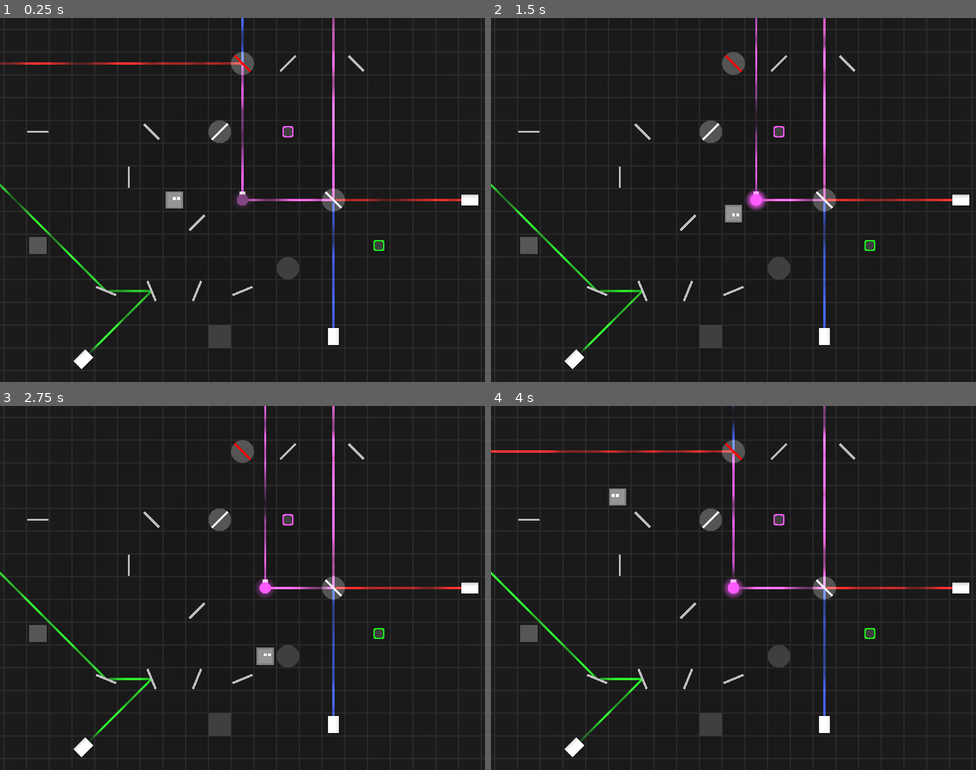
Above: before the commit, frames 1-4 (two rows, left to right).
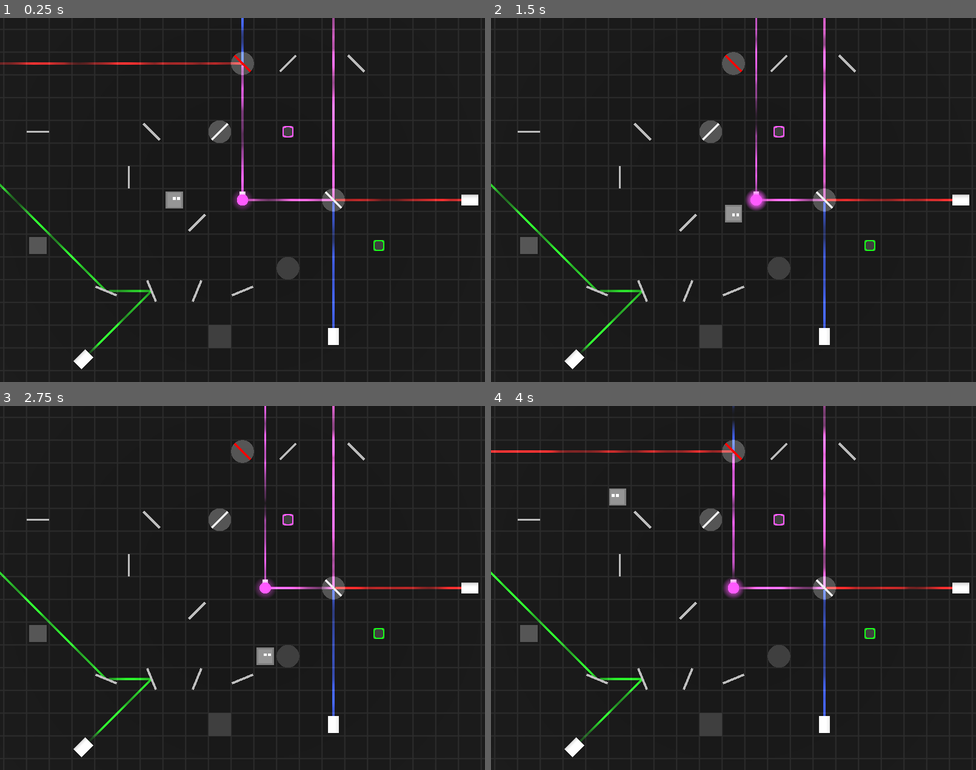
Above: after the commit, the same moments.

Repository: RiverApril/EnergyJam
Game: Godot game, scene res://levels/playground.tscn
Same seed, same stepped clock (60 frames per second), same inputs: the game is played once before the commit and once after it. This scene is started directly instead of the project's main scene.
Inputs (mouse positions are in pixels of both pictures, inside the frame that each line leads up to):
- Up to frame 1 (0.25 s): no input
- Up to frame 2 (1.5 s): tap Enter at 0.5 s; move the mouse to (840, 181) at 0.52 s; hold D (Right) 0.53-1.28 s; tap Z (Undo) at 0.6, 1.35 s; move the mouse to (636, 218) at 1.27 s; hold S (Down) from 1.28 s (still down)
- Up to frame 3 (2.75 s): move the mouse to (291, 507) at 2.02 s; release S (Down) at 2.03 s; hold D (Right) from 2.03 s (still down); tap Z (Undo) at 2.1 s
- Up to frame 4 (4 s): tap R (Reset) at 2.75 s; move the mouse to (709, 660) at 2.77 s; release D (Right) at 2.78 s; hold W (Up) 2.78-3.53 s; tap Z (Undo) at 2.85, 3.6 s; move the mouse to (879, 642) at 3.52 s; hold A (Left) from 3.53 s (still down)

The runs differ from the first frame. In frame 1, 0.1% of the frame differs, in the area x 5-76%, y 10-78%; in frame 2, less than 0.1%; in frame 3, less than 0.1%; in frame 4, less than 0.1%.

Commit message:
cuttable blocks

Diff:
--- /dev/null
+++ b/materials/cuttable_block_material.tres
@@ -0,0 +1,16 @@
+[gd_resource type="ShaderMaterial" load_steps=2 format=3 uid="uid://djp620x3miwou"]
+
+[ext_resource type="Shader" path="res://materials/glow.gdshader" id="1_q23y4"]
+
+[resource]
+render_priority = 0
+shader = ExtResource("1_q23y4")
+shader_parameter/albedo_color = Color(1, 0, 0, 1)
+shader_parameter/off_color = Color(0.164706, 0.164706, 0.164706, 1)
+shader_parameter/pulse_speed = 15.0
+shader_parameter/distance_power = -1.0
+shader_parameter/inner_cut_radius = 0.0
+shader_parameter/solid_radius = 0.4
+shader_parameter/fade_raidus = 0.8
+shader_parameter/glow_min = 0.5
+shader_parameter/on_ness = 1.0
--- a/materials/glow.gdshader
+++ b/materials/glow.gdshader
@@ -17,6 +17,9 @@
 }
 
 float distance_func(float x, float y) {
+	if (distance_power < 0.0) {
+		return max(abs(x), abs(y));
+	}
 	return pow(pow(abs(x), distance_power) + pow(abs(y), distance_power), 1.0/distance_power);
 }
 
--- a/materials/glow_circle_material.tres
+++ b/materials/glow_circle_material.tres
@@ -6,9 +6,11 @@
 render_priority = 0
 shader = ExtResource("1_imate")
 shader_parameter/albedo_color = Color(0, 0, 1, 1)
+shader_parameter/off_color = Color(0.164706, 0.164706, 0.164706, 1)
 shader_parameter/pulse_speed = 2.0
 shader_parameter/distance_power = 2.0
 shader_parameter/inner_cut_radius = 0.0
 shader_parameter/solid_radius = 0.25
 shader_parameter/fade_raidus = 0.5
 shader_parameter/glow_min = 0.5
+shader_parameter/on_ness = 1.0
--- a/materials/glow_objective_material.tres
+++ b/materials/glow_objective_material.tres
@@ -6,9 +6,11 @@
 render_priority = 0
 shader = ExtResource("1_aswbr")
 shader_parameter/albedo_color = Color(0, 1, 0, 1)
+shader_parameter/off_color = Color(0.164706, 0.164706, 0.164706, 1)
 shader_parameter/pulse_speed = 0.0
 shader_parameter/distance_power = 4.0
 shader_parameter/inner_cut_radius = 0.188
 shader_parameter/solid_radius = 0.25
 shader_parameter/fade_raidus = 0.0
 shader_parameter/glow_min = 0.0
+shader_parameter/on_ness = 1.0
--- a/materials/glow_squircle_material.tres
+++ b/materials/glow_squircle_material.tres
@@ -6,9 +6,11 @@
 render_priority = 0
 shader = ExtResource("1_fepwj")
 shader_parameter/albedo_color = Color(0, 1, 0, 1)
+shader_parameter/off_color = Color(0.164706, 0.164706, 0.164706, 1)
 shader_parameter/pulse_speed = 2.0
 shader_parameter/distance_power = 4.0
 shader_parameter/inner_cut_radius = 0.0
 shader_parameter/solid_radius = 0.25
 shader_parameter/fade_raidus = 0.5
 shader_parameter/glow_min = 0.5
+shader_parameter/on_ness = 1.0
--- a/materials/player_glow_material.tres
+++ b/materials/player_glow_material.tres
@@ -6,9 +6,11 @@
 render_priority = 0
 shader = ExtResource("1_08w42")
 shader_parameter/albedo_color = Color(0, 1, 0, 1)
+shader_parameter/off_color = Color(0.164706, 0.164706, 0.164706, 1)
 shader_parameter/pulse_speed = 2.0
 shader_parameter/distance_power = 4.0
 shader_parameter/inner_cut_radius = 0.0
 shader_parameter/solid_radius = 0.375
 shader_parameter/fade_raidus = 0.625
 shader_parameter/glow_min = 0.5
+shader_parameter/on_ness = 1.0
--- a/objects/combiner.tscn
+++ b/objects/combiner.tscn
@@ -6,7 +6,7 @@
 [ext_resource type="Material" uid="uid://chtxl0prnn0h7" path="res://materials/glow_circle_material.tres" id="2_v782e"]
 [ext_resource type="Material" uid="uid://c6cv6k87s5djh" path="res://materials/emitter_material.tres" id="2_wrtnu"]
 [ext_resource type="Script" path="res://scripts/emitter.gd" id="5_qqi5m"]
-[ext_resource type="PackedScene" uid="uid://dklh48h2iuehd" path="res://objects/beam.tscn" id="6_nf0dr"]
+[ext_resource type="PackedScene" uid="uid://dklh48h2iuehd" path="res://objects/technical/beam.tscn" id="6_nf0dr"]
 
 [sub_resource type="CylinderMesh" id="CylinderMesh_mllb7"]
 material = ExtResource("2_wrtnu")
@@ -63,6 +63,7 @@
 script = ExtResource("2_r7nu4")
 base_mesh_instance = NodePath("../Sphere")
 glow_mesh_instance = NodePath("../GlowMesh")
+charge_time = 0.1
 
 [node name="Emitter" type="Node3D" parent="Combiner Glow Orb/Glow"]
 script = ExtResource("5_qqi5m")
--- /dev/null
+++ b/objects/cuttable_block.tscn
@@ -0,0 +1,80 @@
+[gd_scene load_steps=14 format=3 uid="uid://cs43rjond1ai4"]
+
+[ext_resource type="Script" path="res://scripts/movable.gd" id="1_xkvrs"]
+[ext_resource type="Material" uid="uid://bcpx048io8c4u" path="res://materials/off_material.tres" id="2_mkgtt"]
+[ext_resource type="Shader" path="res://materials/glow.gdshader" id="3_2kynq"]
+[ext_resource type="Material" uid="uid://djp620x3miwou" path="res://materials/cuttable_block_material.tres" id="3_ka5le"]
+[ext_resource type="Script" path="res://scripts/glow.gd" id="5_5kug7"]
+[ext_resource type="Script" path="res://scripts/cuttable.gd" id="6_si7v4"]
+[ext_resource type="PackedScene" uid="uid://dhr5f7xr2upu7" path="res://objects/technical/slant_one_sided_mirror_block.tscn" id="7_o56xa"]
+[ext_resource type="PackedScene" uid="uid://bmq68x3htg8yy" path="res://objects/technical/flat_one_sided_mirror_block.tscn" id="8_et6hr"]
+
+[sub_resource type="BoxShape3D" id="BoxShape3D_16sx5"]
+size = Vector3(0.8, 0.8, 0.8)
+
+[sub_resource type="BoxMesh" id="BoxMesh_arlwc"]
+material = ExtResource("2_mkgtt")
+size = Vector3(0.8, 0.8, 0.8)
+
+[sub_resource type="BoxMesh" id="BoxMesh_rvrdi"]
+material = ExtResource("3_ka5le")
+size = Vector3(2, 2, 2)
+
+[sub_resource type="ShaderMaterial" id="ShaderMaterial_8tr6h"]
+render_priority = 0
+shader = ExtResource("3_2kynq")
+shader_parameter/albedo_color = Color(1, 0, 0, 1)
+shader_parameter/off_color = Color(0.164706, 0.164706, 0.164706, 1)
+shader_parameter/pulse_speed = 0.0
+shader_parameter/distance_power = -1.0
+shader_parameter/inner_cut_radius = 0.313
+shader_parameter/solid_radius = 0.4
+shader_parameter/fade_raidus = 0.0
+shader_parameter/glow_min = 0.0
+shader_parameter/on_ness = 1.0
+
+[sub_resource type="BoxMesh" id="BoxMesh_whh0g"]
+material = SubResource("ShaderMaterial_8tr6h")
+size = Vector3(1.5, 1.5, 1.5)
+
+[node name="Cuttable Block" type="StaticBody3D"]
+collision_layer = 3
+script = ExtResource("1_xkvrs")
+metadata/objective_red = true
+metadata/objective_green = false
+metadata/objective_blue = false
+
+[node name="CollisionShape3D" type="CollisionShape3D" parent="."]
+shape = SubResource("BoxShape3D_16sx5")
+
+[node name="MeshInstance3D" type="MeshInstance3D" parent="."]
+mesh = SubResource("BoxMesh_arlwc")
+
+[node name="GlowMesh" type="MeshInstance3D" parent="."]
+visible = false
+mesh = SubResource("BoxMesh_rvrdi")
+
+[node name="ObjectiveMesh" type="MeshInstance3D" parent="."]
+transform = Transform3D(1, 0, 0, 0, 1, 0, 0, 0, 1, 0, 0.5, 0)
+mesh = SubResource("BoxMesh_whh0g")
+
+[node name="Glow" type="Node" parent="." node_paths=PackedStringArray("base_mesh_instance", "glow_mesh_instance", "objective_mesh_instance")]
+script = ExtResource("5_5kug7")
+base_mesh_instance = NodePath("../MeshInstance3D")
+glow_mesh_instance = NodePath("../GlowMesh")
+objective_mesh_instance = NodePath("../ObjectiveMesh")
+
+[node name="Cuttable" type="Node" parent="." node_paths=PackedStringArray("cut_result_top_left_1", "cut_result_top_left_2", "cut_result_top_1", "cut_result_top_2")]
+script = ExtResource("6_si7v4")
+cut_result_top_left_1 = NodePath("Slant One Sided Mirror Block")
+cut_result_top_left_2 = NodePath("Slant One Sided Mirror Block2")
+cut_result_top_1 = NodePath("Flat One Sided Mirror Block")
+cut_result_top_2 = NodePath("Flat One Sided Mirror Block2")
+
+[node name="Slant One Sided Mirror Block" parent="Cuttable" instance=ExtResource("7_o56xa")]
+
+[node name="Slant One Sided Mirror Block2" parent="Cuttable" instance=ExtResource("7_o56xa")]
+
+[node name="Flat One Sided Mirror Block" parent="Cuttable" instance=ExtResource("8_et6hr")]
+
+[node name="Flat One Sided Mirror Block2" parent="Cuttable" instance=ExtResource("8_et6hr")]
--- a/objects/emitter.tscn
+++ b/objects/emitter.tscn
@@ -2,7 +2,7 @@
 
 [ext_resource type="Script" path="res://scripts/emitter.gd" id="1_jfne6"]
 [ext_resource type="Material" uid="uid://c6cv6k87s5djh" path="res://materials/emitter_material.tres" id="2_jg7ut"]
-[ext_resource type="PackedScene" uid="uid://dklh48h2iuehd" path="res://objects/beam.tscn" id="2_o5h2k"]
+[ext_resource type="PackedScene" uid="uid://dklh48h2iuehd" path="res://objects/technical/beam.tscn" id="2_o5h2k"]
 [ext_resource type="Script" path="res://scripts/movable.gd" id="3_suqlm"]
 
 [sub_resource type="CylinderMesh" id="CylinderMesh_4x4cm"]
--- a/objects/mirror.tscn
+++ b/objects/mirror.tscn
@@ -4,7 +4,7 @@
 [ext_resource type="Script" path="res://scripts/movable.gd" id="2_pp7xd"]
 
 [sub_resource type="BoxMesh" id="BoxMesh_xhcdy"]
-size = Vector3(0.1, 1, 0.95)
+size = Vector3(0.1, 1, 1)
 
 [sub_resource type="BoxShape3D" id="BoxShape3D_wudyr"]
 size = Vector3(0.1, 1, 1)
--- /dev/null
+++ b/objects/technical/flat_one_sided_mirror_block.tscn
@@ -0,0 +1,42 @@
+[gd_scene load_steps=8 format=3 uid="uid://bmq68x3htg8yy"]
+
+[ext_resource type="Script" path="res://scripts/movable.gd" id="1_313xo"]
+[ext_resource type="Material" uid="uid://miti6kg4ca1" path="res://materials/block_material.tres" id="2_rv04n"]
+[ext_resource type="Script" path="res://scripts/mirror.gd" id="3_llb85"]
+
+[sub_resource type="BoxShape3D" id="BoxShape3D_mf37p"]
+size = Vector3(0.8, 0.8, 0.5)
+
+[sub_resource type="BoxMesh" id="BoxMesh_bp2uf"]
+material = ExtResource("2_rv04n")
+size = Vector3(1, 0.8, 0.5)
+
+[sub_resource type="BoxMesh" id="BoxMesh_xhcdy"]
+size = Vector3(0.1, 1, 1)
+
+[sub_resource type="BoxShape3D" id="BoxShape3D_wudyr"]
+size = Vector3(0.1, 1, 1)
+
+[node name="StaticBody3D" type="StaticBody3D"]
+script = ExtResource("1_313xo")
+
+[node name="CollisionShape3D" type="CollisionShape3D" parent="."]
+transform = Transform3D(1, 0, 0, 0, 1, 0, 0, 0, 1, 0, 0, -0.25)
+shape = SubResource("BoxShape3D_mf37p")
+
+[node name="MeshInstance3D" type="MeshInstance3D" parent="."]
+transform = Transform3D(1, 0, 0, 0, 1, 0, 0, 0, 1, 0, 0, -0.25)
+mesh = SubResource("BoxMesh_bp2uf")
+
+[node name="Flat One Sided Mirror Block" type="Area3D" parent="."]
+
+[node name="MeshInstance3D" type="MeshInstance3D" parent="Flat One Sided Mirror Block"]
+transform = Transform3D(-4.37114e-08, 0, 1, 0, 1, 0, -1, 0, -4.37114e-08, 0, 0, 0)
+mesh = SubResource("BoxMesh_xhcdy")
+
+[node name="CollisionShape3D" type="CollisionShape3D" parent="Flat One Sided Mirror Block"]
+transform = Transform3D(-4.37114e-08, 0, 1, 0, 1, 0, -1, 0, -4.37114e-08, 0, 0, 0)
+shape = SubResource("BoxShape3D_wudyr")
+
+[node name="Mirror" type="Node" parent="Flat One Sided Mirror Block"]
+script = ExtResource("3_llb85")
--- a/objects/music.tscn
+++ b/objects/technical/music.tscn
@@ -6,5 +6,4 @@
 
 [node name="AudioStreamPlayer" type="AudioStreamPlayer" parent="."]
 stream = ExtResource("1_e7aki")
-autoplay = true
 parameters/looping = true
--- /dev/null
+++ b/objects/technical/slant_one_sided_mirror_block.tscn
@@ -0,0 +1,42 @@
+[gd_scene load_steps=8 format=3 uid="uid://dhr5f7xr2upu7"]
+
+[ext_resource type="Material" uid="uid://miti6kg4ca1" path="res://materials/block_material.tres" id="2_kc6fn"]
+[ext_resource type="Script" path="res://scripts/movable.gd" id="2_lynos"]
+[ext_resource type="Script" path="res://scripts/mirror.gd" id="3_3wfaf"]
+
+[sub_resource type="ConvexPolygonShape3D" id="ConvexPolygonShape3D_rb1vq"]
+points = PackedVector3Array(-0.4, 0.5, 0.4, -0.4, 0.5, -0.4, 0.4, 0.5, -0.4, -0.4, -0.4, 0.4, -0.4, -0.4, -0.4, 0.4, -0.4, -0.4)
+
+[sub_resource type="PrismMesh" id="PrismMesh_bme2n"]
+material = ExtResource("2_kc6fn")
+left_to_right = 0.0
+size = Vector3(0.8, 0.8, 0.8)
+
+[sub_resource type="BoxMesh" id="BoxMesh_xhcdy"]
+size = Vector3(0.1, 1, 1)
+
+[sub_resource type="BoxShape3D" id="BoxShape3D_wudyr"]
+size = Vector3(0.1, 1, 1)
+
+[node name="StaticBody3D" type="StaticBody3D"]
+script = ExtResource("2_lynos")
+
+[node name="CollisionShape3D" type="CollisionShape3D" parent="."]
+shape = SubResource("ConvexPolygonShape3D_rb1vq")
+
+[node name="MeshInstance3D" type="MeshInstance3D" parent="."]
+transform = Transform3D(1, 0, 0, 0, -4.37114e-08, -1, 0, 1, -4.37114e-08, 0, 0, 0)
+mesh = SubResource("PrismMesh_bme2n")
+
+[node name="Slant One Sided Mirror Block" type="Area3D" parent="."]
+
+[node name="MeshInstance3D" type="MeshInstance3D" parent="Slant One Sided Mirror Block"]
+transform = Transform3D(0.707107, 0, -0.707107, 0, 1, 0, 0.707107, 0, 0.707107, 0, 0, 0)
+mesh = SubResource("BoxMesh_xhcdy")
+
+[node name="CollisionShape3D" type="CollisionShape3D" parent="Slant One Sided Mirror Block"]
+transform = Transform3D(0.707107, 0, -0.707107, 0, 1, 0, 0.707107, 0, 0.707107, 0, 0, 0)
+shape = SubResource("BoxShape3D_wudyr")
+
+[node name="Mirror" type="Node" parent="Slant One Sided Mirror Block"]
+script = ExtResource("3_3wfaf")
--- /dev/null
+++ b/scripts/cuttable.gd
@@ -0,0 +1,63 @@
+extends Node
+
+class_name Cuttable
+
+@export var cut_result_top_left_1: Movable
+@export var cut_result_top_left_2: Movable
+@export var cut_result_top_1: Movable
+@export var cut_result_top_2: Movable
+
+var last_direction: Vector3
+
+var movable: Movable
+
+var HIDING_POSITION := Vector3(-1000, -1000, -1000)
+
+var direction_and_splits: Array
+
+func _ready() -> void:
+	movable = get_parent()
+
+	cut_result_top_left_1.teleport(HIDING_POSITION)
+	cut_result_top_left_2.teleport(HIDING_POSITION)
+	cut_result_top_1.teleport(HIDING_POSITION)
+	cut_result_top_2.teleport(HIDING_POSITION)
+
+	direction_and_splits = [
+		{"direction": Vector3(1, 0, 0),  "scene1": cut_result_top_1,      "scene2": cut_result_top_2,      "angle1": 0.0,  "push1": Vector3(0, 0, -1)},
+		{"direction": Vector3(0, 0, 1),  "scene1": cut_result_top_1,      "scene2": cut_result_top_2,      "angle1": 90.0, "push1": Vector3(-1, 0, 0)},
+		{"direction": Vector3(1, 0, -1), "scene1": cut_result_top_left_1, "scene2": cut_result_top_left_2, "angle1": 0.0,  "push1": Vector3(-1, 0, -1)},
+		{"direction": Vector3(1, 0, 1),  "scene1": cut_result_top_left_1, "scene2": cut_result_top_left_2, "angle1": 90.0, "push1": Vector3(-1, 0, 1)}
+	]
+
+
+func do_cut():
+
+	var best_index: int = -1
+	var best_dot: float = 0.0
+
+	for i in range(direction_and_splits.size()):
+		var direction_and_split = direction_and_splits[i]
+		var direction = direction_and_split["direction"]
+		var dot = abs(direction.dot(last_direction))
+		if dot > best_dot:
+			best_dot = dot
+			best_index = i
+
+	if best_index >= 0:
+		var direction_and_split = direction_and_splits[best_index]
+		var scene1: Movable = direction_and_split["scene1"]
+		var scene2: Movable = direction_and_split["scene2"]
+		var angle1: float = direction_and_split["angle1"] * PI / 180.0
+		var push1: Vector3 = direction_and_split["push1"]
+
+
+		scene1.teleport(movable.position)
+		scene1.push(push1)
+		scene1.rotate_y(angle1)
+
+		scene2.teleport(movable.position)
+		scene2.push(-push1)
+		scene2.rotate_y(angle1 + PI)
+
+		movable.teleport(HIDING_POSITION)
--- a/scripts/emitter.gd
+++ b/scripts/emitter.gd
@@ -83,6 +83,10 @@
 			if collider.collision_layer & 2:
 				var glow: Glow = collider.get_node("Glow")
 				glow.turn_on(rgb)
+
+		if collider.has_node("Cuttable"):
+			var cuttable: Cuttable = collider.get_node("Cuttable")
+			cuttable.last_direction = direction
 
 	var center_position: Vector3 = (start_position + hit_position) / 2.0
 	var length: float = (start_position - hit_position).length()
--- a/scripts/glow.gd
+++ b/scripts/glow.gd
@@ -18,6 +18,7 @@
 var charged_progress = 0.0
 
 var emitter_child: Emitter = null
+var cuttable: Cuttable = null
 
 func _ready():
 	EventBus.something_moved_signal.connect(on_something_moved_signal)
@@ -44,6 +45,10 @@
 	if has_node("Emitter"):
 		emitter_child = get_node("Emitter")
 
+	if parent.has_node("Cuttable"):
+		cuttable = parent.get_node("Cuttable")
+		has_objective = false
+
 func _process(delta: float):
 	if timer > 0.0:
 		timer -= delta
@@ -60,6 +65,8 @@
 		elif charged_progress > 1.0:
 			charged_progress = 1.0
 			EventBus.check_win_signal.emit()
+			if cuttable != null:
+				cuttable.do_cut()
 
 		colored_glow_material.set_shader_parameter("on_ness", charged_progress)
 
--- a/scripts/movable.gd
+++ b/scripts/movable.gd
@@ -62,6 +62,14 @@
 		return true
 	return false
 
+func teleport(new_position: Vector3):
+	position = new_position
+	previous_position = position
+	target_position = position
+	EventBus.something_moved_signal.emit()
+	save_state(HistoryBuffer.get_current_state_index())
+
+
 func _physics_process(delta: float) -> void:
 
 	if is_moving:
--- a/scripts/singletons/globals.gd
+++ b/scripts/singletons/globals.gd
@@ -37,7 +37,7 @@
 ]
 
 func _ready():
-    var music_packed_scene: PackedScene = load("res://objects/music.tscn")
+    var music_packed_scene: PackedScene = load("res://objects/technical/music.tscn")
     var music_node = music_packed_scene.instantiate()
     add_child(music_node)
     music_node.owner = self
Renamed: objects/beam.tscn -> objects/technical/beam.tscn
